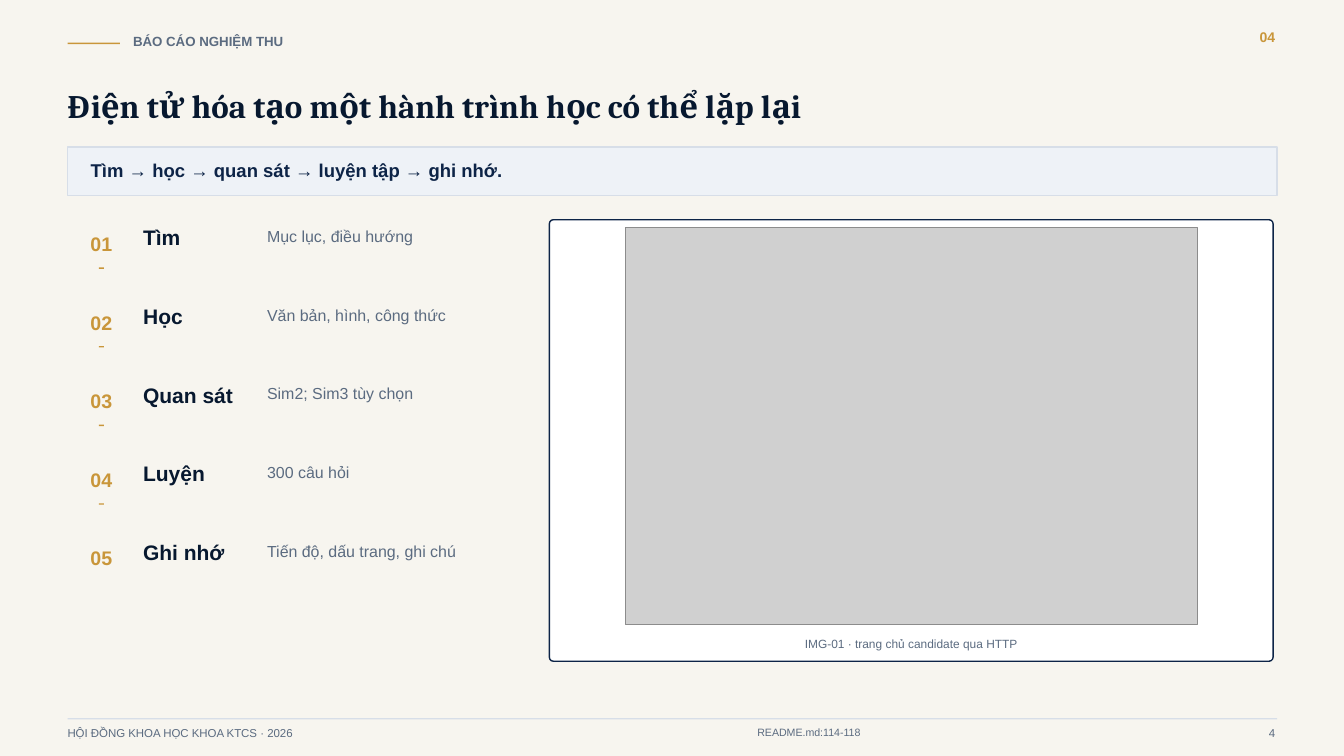
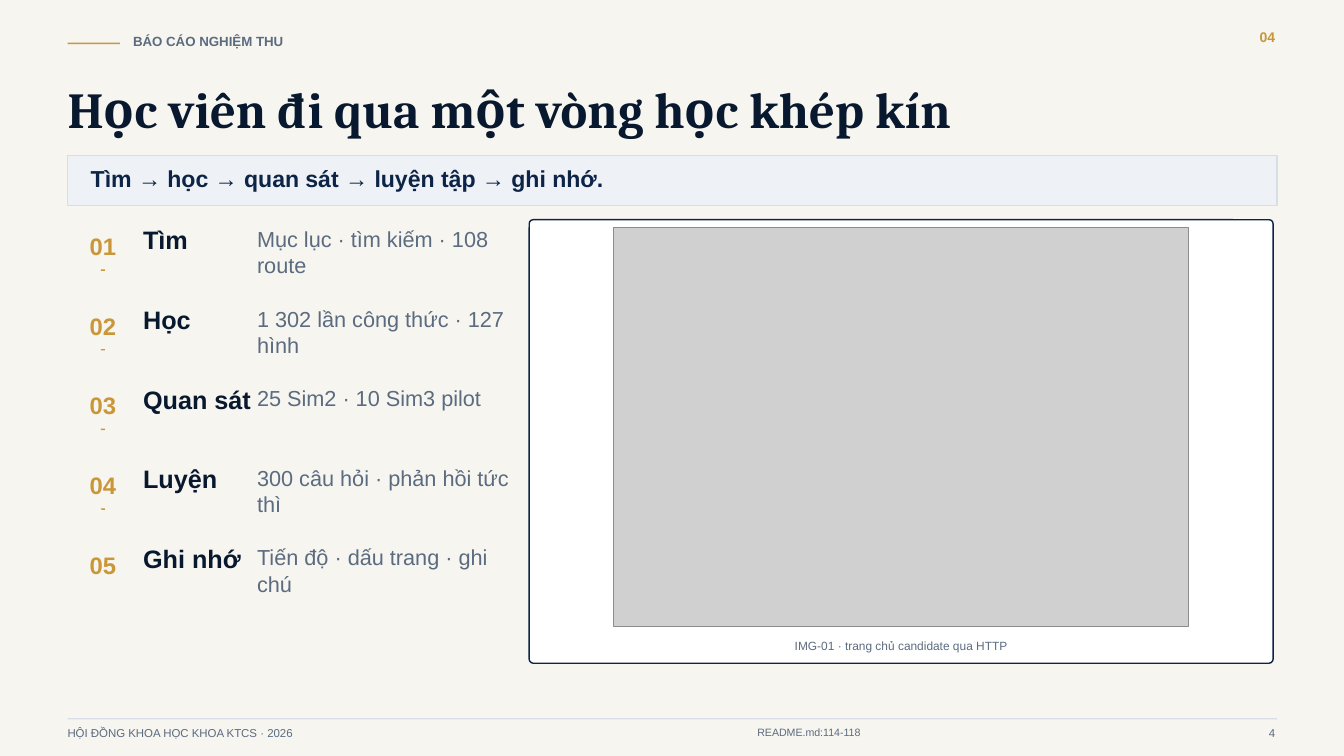
Before and after one commit to xuan2261/GiaoTrinhDienTu_CoHocLyThuyet, a slide deck: slide 4 of assets/designs/bao-cao-nghiem-thu-giao-trinh-dien-tu/bao-cao-nghiem-thu-giao-trinh-dien-tu.pptx. Drawn at 1344x756 pixels with LibreOffice and Linux fonts; fonts in the diff are those of the drawing; grey boxes stand for pictures. Boxes give left, top, right and bottom in pixels: in the first picture for what was removed or moved away, otherwise in the second. Text is boxed around its words. In the diff, an @@ line names an element or a change of style, - is before the commit and + after.

Commit message:
feat(presentation): harmonize 16-slide acceptance deck, web slides, and council handout
- Integrate 90-second system demo and Sim2 moment example into main deck
- Add A4 Council Handout Dossier formatted per Decree 30/2020/ND-CP
- Synchronize PPTX, PDF, Web Slides, Handout, and rehearsal scripts
- Fix font rendering on Windows and normalize PPTX package relationships
- Validate with 8/8 passing automated presentation contract tests

```diff
--- a/assets/designs/bao-cao-nghiem-thu-giao-trinh-dien-tu/bao-cao-nghiem-thu-giao-trinh-dien-tu.pptx
+++ b/assets/designs/bao-cao-nghiem-thu-giao-trinh-dien-tu/bao-cao-nghiem-thu-giao-trinh-dien-tu.pptx
@@ text at [168, 92, 951, 139]: text changed; size 23.5 to 36 pt @@
-Điện tử hóa tạo một hành trình học có thể lặp lại
+Học viên đi qua một vòng học khép kín
@@ rectangle: place and size @@
-rectangle at [68, 147, 1277, 196]
+rectangle at [68, 155, 1277, 206]
@@ text "Tìm → học → quan ..." at [91, 169, 603, 192]: size 13.2 to 16.5 pt @@
@@ text at [257, 230, 488, 273]: text changed; size 11.4 to 15.5 pt @@
-Mục lục, điều hướng
+Mục lục · tìm kiếm · 108 route
@@ rounded rectangle: place and size @@
-rounded rectangle at [549, 220, 1273, 661]
+rounded rectangle at [529, 220, 1273, 663]
@@ picture: place and size @@
-picture at [625, 228, 1197, 625]
+picture at [614, 228, 1189, 627]
@@ text at [257, 310, 504, 353]: text changed; size 11.4 to 15.5 pt @@
-Văn bản, hình, công thức
+1 302 lần công thức · 127 hình
@@ text at [257, 390, 481, 411]: text changed; size 11.4 to 15.5 pt @@
-Sim2; Sim3 tùy chọn
+25 Sim2 · 10 Sim3 pilot
@@ text at [257, 469, 508, 512]: text changed; size 11.4 to 15.5 pt @@
-300 câu hỏi
+300 câu hỏi · phản hồi tức thì
@@ 3 lines: place and size @@
-3 lines at [99, 347, 104, 504]
+3 lines at [101, 350, 105, 509]
@@ size 14 to 17 pt in 5 elements at [90, 238, 116, 255], [90, 318, 116, 335], [90, 397, 116, 415], [90, 477, 116, 494], [90, 557, 116, 574] @@
@@ size 15 to 18 pt in 5 elements at [143, 230, 188, 249], [143, 311, 191, 334], [143, 390, 250, 414], [143, 469, 217, 494], [143, 549, 241, 569] @@
@@ text at [257, 548, 488, 592]: text changed; size 11.4 to 15.5 pt @@
-Tiến độ, dấu trang, ghi chú
+Tiến độ · dấu trang · ghi chú
@@ text "IMG-01 · trang chủ candidate ...": place and size @@
-text "IMG-01 · trang chủ candidate ..." at [805, 639, 1017, 651]
+text "IMG-01 · trang chủ candidate ..." at [795, 641, 1007, 653]
```
Also in this commit, not shown: 11 other slides changed, 4 slides added, 4 slides removed, 23 other files.
